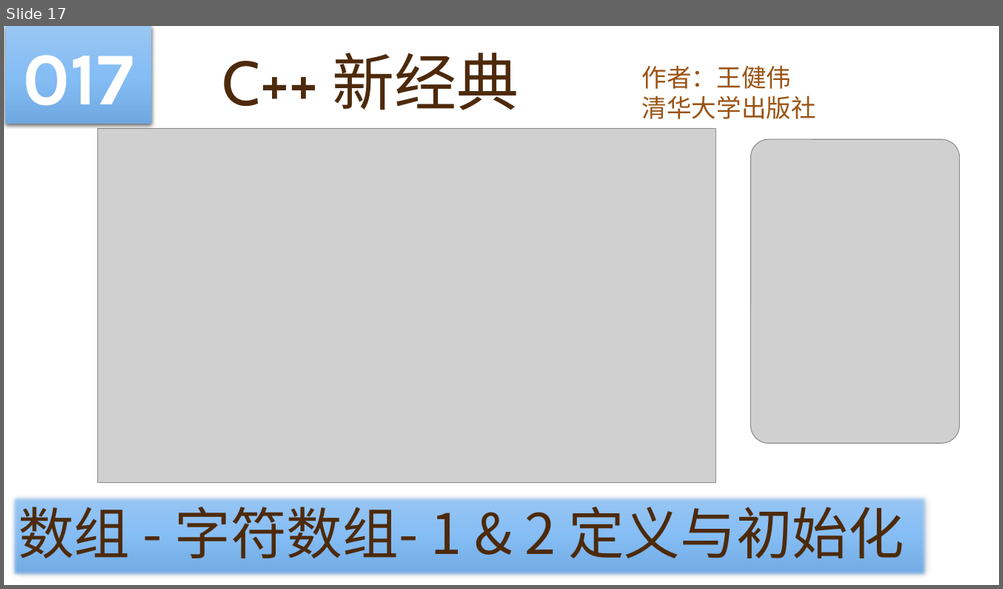
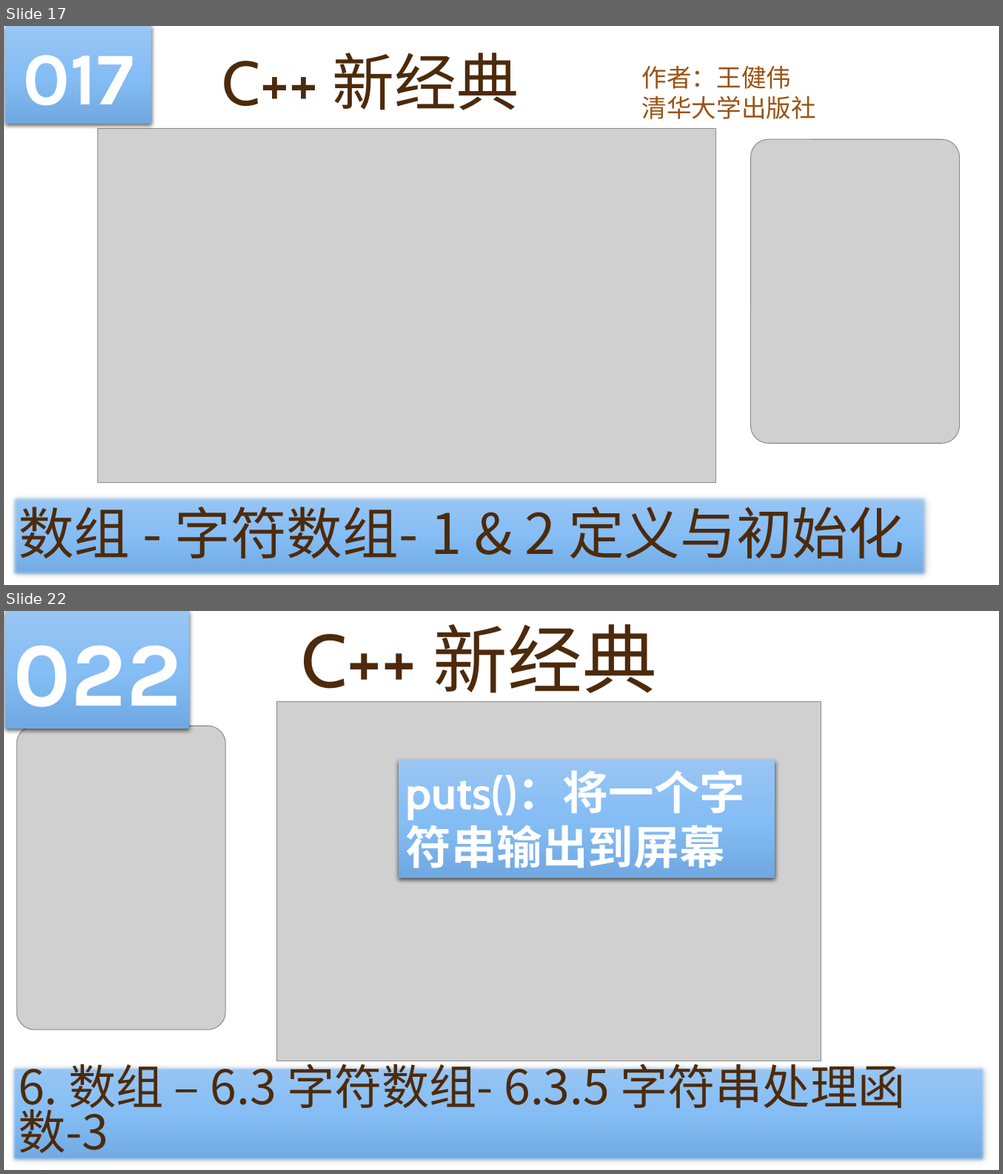
Before and after one commit to yasenstar/learn_cpp, a slide deck: cpp_new/C++ 新经典.pptx. Shown one above the other, each under a label of ours: slide 17 before the commit, slides 17 and 22 after it; the slides between them are not shown. The pictures are 1003x589 and 1003x1174 pixels, drawn with LibreOffice and Linux fonts; fonts in the diff are those of the drawing; grey boxes stand for pictures; background and template pictures are left out. Boxes give left, top, right and bottom in pixels: in the first picture for what was removed or moved away, otherwise in the second. Text is boxed around its words. In the diff, an @@ line names an element or a change of style, - is before the commit and + after.

```diff
--- a/cpp_new/C++ 新经典.pptx
+++ b/cpp_new/C++ 新经典.pptx
@@ slide 22 added at [4, 611, 999, 1170], background picture (left out) @@
@@ rectangle added at [5, 611, 189, 729], fill gradient #9AC6F4 to #86BEF6 to #70A9E1, 88 pt, text #FFFFFF, bold @@
+022
@@ title added at [301, 624, 657, 706], 72 pt, text #4D2A0B @@
+C++ 新经典
@@ picture added at [277, 702, 821, 1062] @@
@@ picture added at [17, 726, 225, 1031] @@
@@ rectangle added at [398, 760, 775, 878], fill gradient #9AC6F4 to #86BEF6 to #70A9E1, 44 pt, text #FFFFFF, bold @@
+puts()：将一个字符串输出到屏幕
@@ rectangle added at [11, 1065, 985, 1162], fill gradient #9AC6F4 to #86BEF6 to #70A9E1, 45.9 pt, text #4D2A0B @@
+6. 数组 – 6.3 字符数组- 6.3.5 字符串处理函数-3
```
Also in this commit, not shown: 3 slides changed, 2 other slides added, 1 other file.
